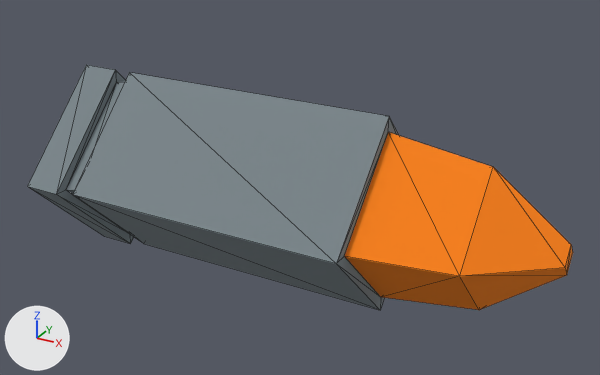
The glTF model assets/models/items/bullet.glb as it was, and as the next commit left it.
Before and after are seen from a 50 mm lens placed at (0.0165, -0.0299, 0.0158), pointed at (0.0, 0.0002, 0.0007). Every picture has the same lights, and +X, +Y and +Z are marked at lower left. The picture after the commit comes second. Mesh edges are drawn as thin lines. Vertices at exactly the same position are counted once.

In view in the first picture: 'bullet-9mm'.
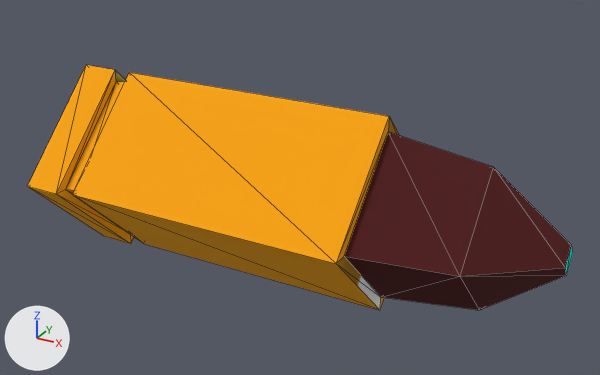
What differs and where, as boxes [x1, y1, x2, y2] in the pictures (600 x 375 px; the box of a moved part takes in the faces that stretch with it):
'bullet-9mm', surface changed, reshaped
    both: [27, 65, 573, 310]
part 1 of me_cube_003, moved or reshaped
    both: [344, 132, 493, 310]
part 2 of me_cube_003, surface changed (grey to orange)
    both: [27, 65, 573, 310]

The change, as a diff of the scene's bpy script:
```diff
--- a/assets/models/items/bullet.glb.py
+++ b/assets/models/items/bullet.glb.py
@@ img_uv_palette @@
+img_uv_palette = load_image('uv_palette', '_unpacked/uv_palette', 100, 100, 'sRGB')
@@ mat_atlas @@
 mat_atlas = principled_material('Atlas')
-mat_atlas.texture = img_basecolor
+mat_atlas.texture = img_uv_palette
 mat_atlas.metallic = 0.4
@@ me_cube_003 @@
 # used by ob_bullet_9mm; location = (0.0, 0.0, 0.0)
 # verts and faces of me_cube_003; kept vertices keep their numbers, new ones are numbered from 36
 # before: 4 (0.0087, 0.0, -0.003) at pixel (479, 310), 5 (0.0087, -0.0032, 0.0002) at pixel (459, 276), 6 (0.0087, 0.0, 0.0035) at pixel (493, 166), 7 (0.0087, 0.0033, 0.0002), 8 (0.0042, 0.0, -0.0037) at pixel (380, 297)
 # before: 9 (0.0042, -0.0039, 0.0002) at pixel (344, 256), 10 (0.0042, 0.0, 0.0042) at pixel (388, 131), 11 (0.0042, 0.0039, 0.0002)
-me_cube_003.from_pydata(...)  # 36 vertices, 68 faces; spans x -0.0119..0.012, y -0.0047..0.0047, z -0.0046..0.0049
+me_cube_003.from_pydata(...)  # 40 vertices, 68 faces; spans x -0.0119..0.012, y -0.0047..0.0047, z -0.0046..0.0049
+# me_cube_003 part 1
+delete_faces([(4, 8, 7), (4, 5, 8), (5, 9, 8), (5, 10, 9), (5, 6, 10), (6, 11, 10)])
+delete_faces([(6, 7, 11), (7, 8, 11)])
+verts[36] = (0.0042, 0.0, -0.0037)  # pixel (380, 297)
+verts[37] = (0.0042, -0.0039, 0.0002)  # pixel (344, 256)
+verts[38] = (0.0042, 0.0, 0.0042)  # pixel (388, 131)
+verts[39] = (0.0042, 0.0039, 0.0002)
+faces += [(4, 5, 36), (5, 37, 36), (7, 36, 39), (4, 36, 7), (6, 39, 38), (6, 7, 39)]
+faces += [(5, 38, 37), (5, 6, 38)]
+# me_cube_003 part 2: 60 kept faces spanning x -0.0119..0.012, y -0.0047..0.0047, z -0.0046..0.0049 get new texture (UV) coordinates
 me_cube_003.materials.append(mat_atlas)
```
